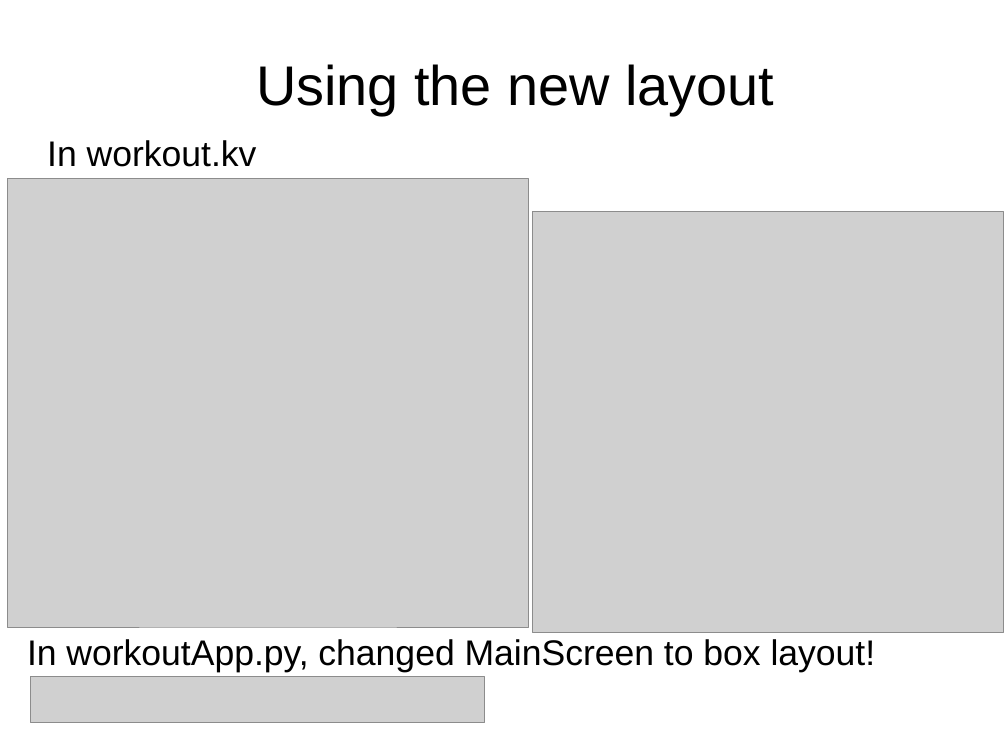
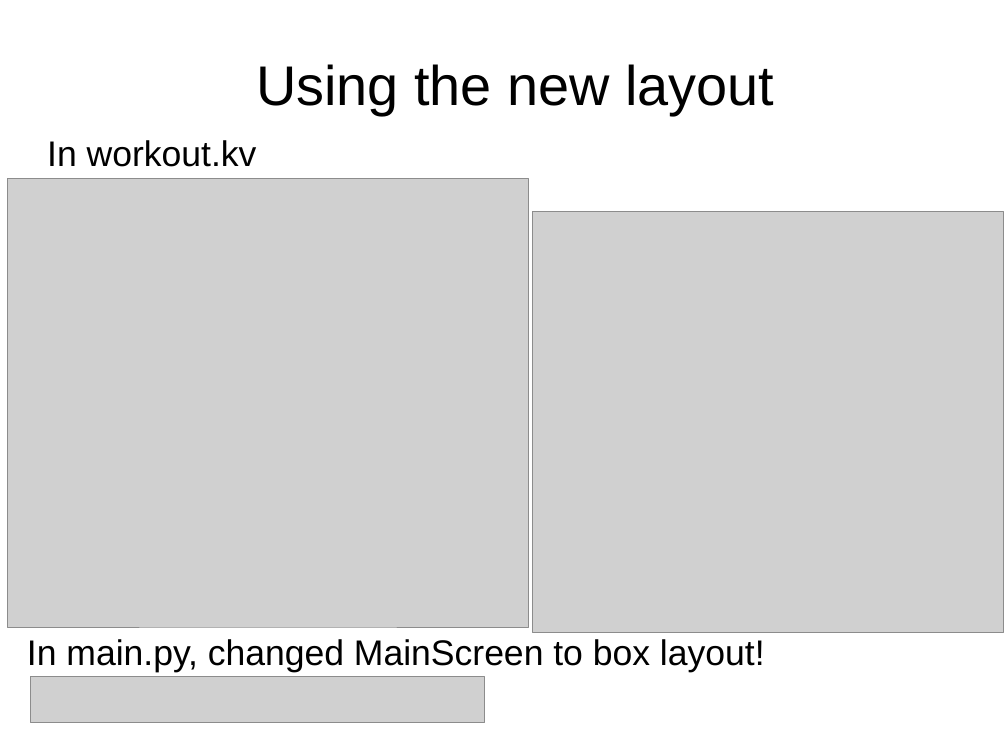
Before and after one commit to adasilva/intro_kivy, a slide deck: slide 34 of intro_kivy.odp. Drawn at 1008x756 pixels with LibreOffice and Linux fonts; fonts in the diff are those of the drawing; grey boxes stand for pictures. Boxes give left, top, right and bottom in pixels: in the first picture for what was removed or moved away, otherwise in the second. Text is boxed around its words. In the diff, an @@ line names an element or a change of style, - is before the commit and + after.

Commit message:
fixed typos

```diff
--- a/intro_kivy.odp
+++ b/intro_kivy.odp
@@ text at bbox=[27, 639, 765, 673]: text changed @@
-In workoutApp.py, changed MainScreen to box layout!
+In main.py, changed MainScreen to box layout!
```
Also in this commit, not shown: 6 other slides changed.
